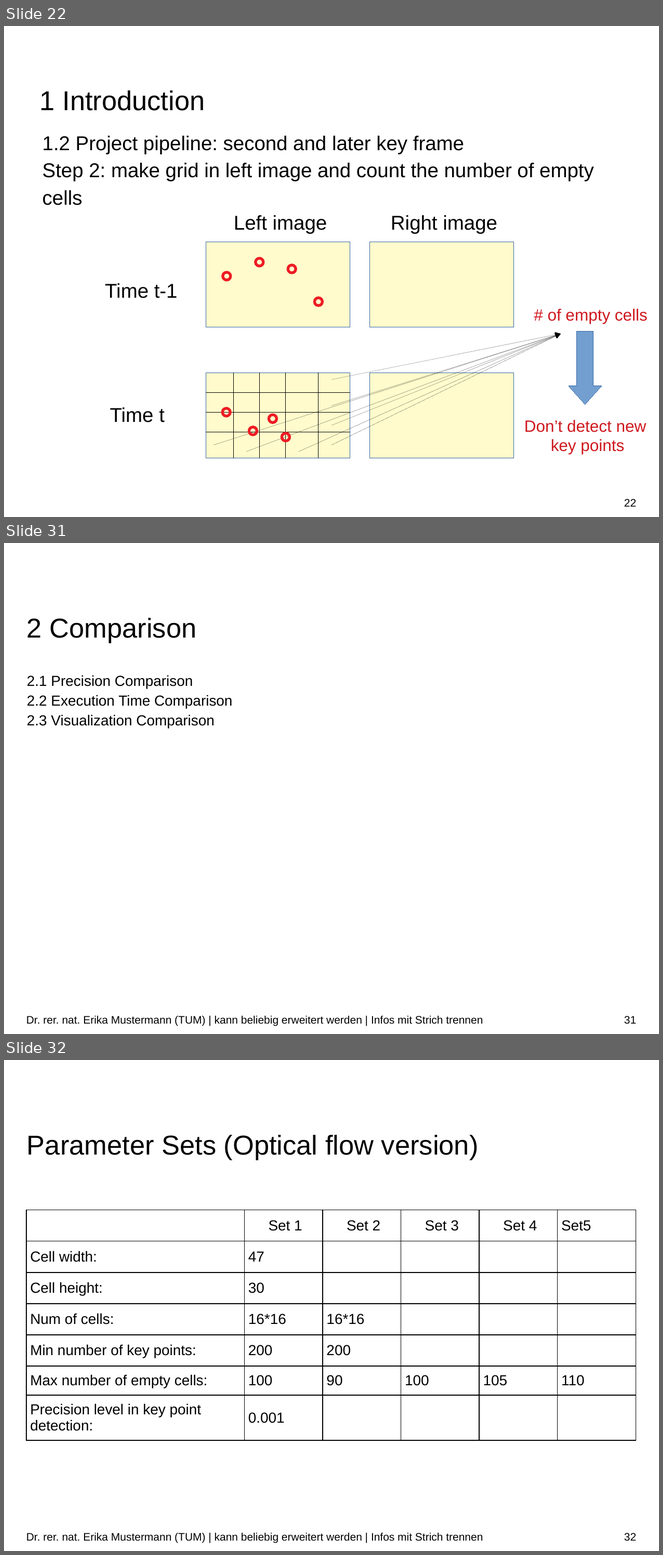
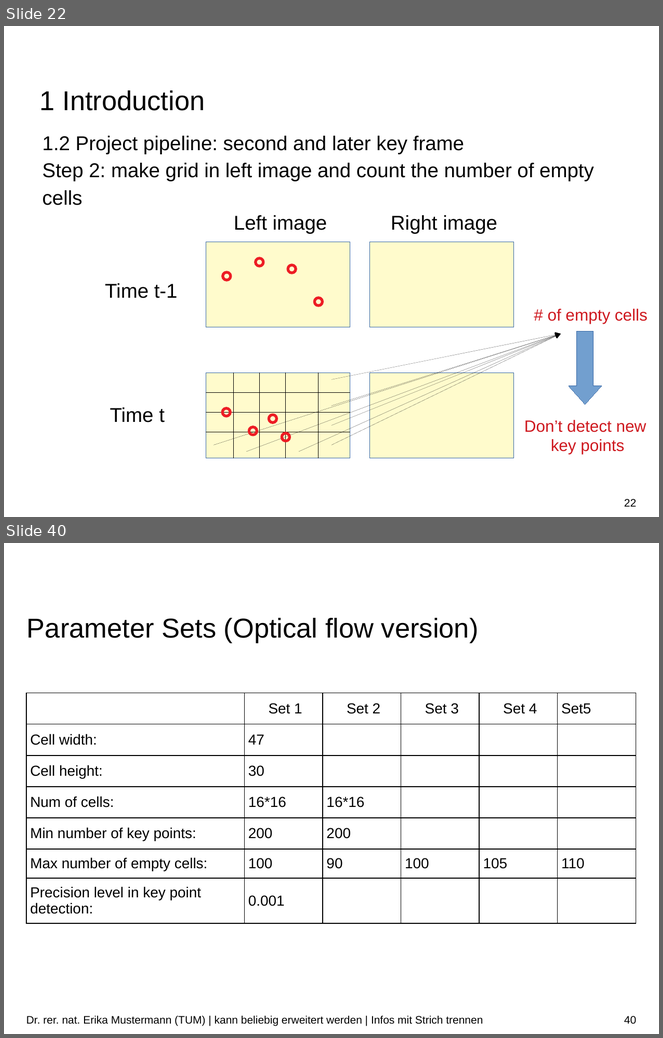
Before and after one commit to Tom-Huang/visual_navigation, a slide deck: Indirect Visual Odometry with Optical Flow.odp. Shown one above the other, each under a label of ours: slides 22, 31 and 32 before the commit, slides 22 and 40 after it; the slides between them are not shown. The pictures are 663x1555 and 663x1038 pixels, drawn with LibreOffice and Linux fonts; fonts in the diff are those of the drawing; background and template pictures are left out. Boxes give left, top, right and bottom in pixels: in the first picture for what was removed or moved away, otherwise in the second. Text is boxed around its words. In the diff, an @@ line names an element or a change of style, - is before the commit and + after.

```diff
--- a/Indirect Visual Odometry with Optical Flow.odp
+++ b/Indirect Visual Odometry with Optical Flow.odp
@@ slide 31 removed at bbox=[4, 543, 659, 1034], background #FFFFFF @@
@@ title removed at bbox=[27, 618, 197, 643] @@
-2 Comparison
@@ text removed at bbox=[27, 675, 233, 729] @@
-2.1 Precision Comparison
-2.2 Execution Time Comparison
-2.3 Visualization Comparison
@@ text removed at bbox=[26, 1016, 483, 1027] @@
-Dr. rer. nat. Erika Mustermann (TUM) | kann beliebig erweitert werden | Infos mit Strich trennen
@@ page number removed at bbox=[624, 1016, 636, 1025] @@
-31
@@ what was slide 32 is now slide 40 @@
@@ page number at bbox=[624, 1016, 636, 1025]: text changed @@
-32
+40
```
Also in this commit, not shown: 9 slides changed, 13 slides added, 4 other slides removed, 6 other files.
